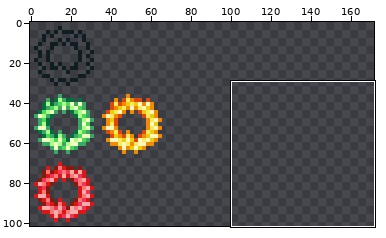
Sprite sheet: Resources/Textures/Wreath.png. The picture above shows the old version from afar; the outline marks the close-up.
Close-up. The starting point:
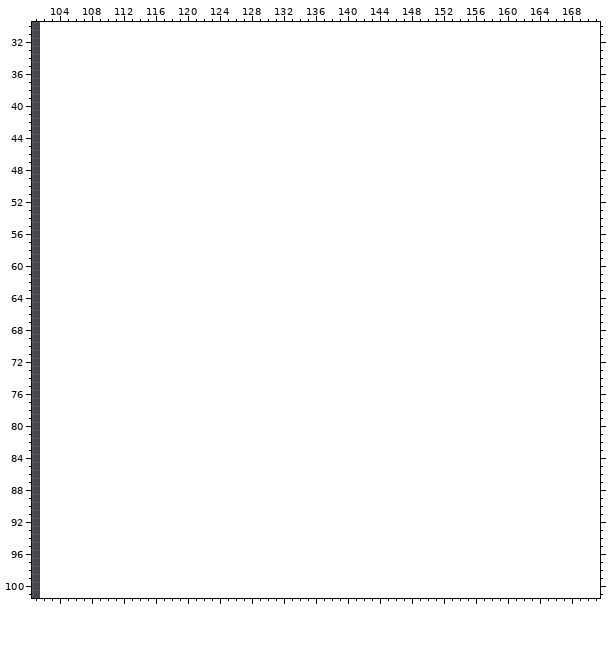
The file is 102x102 pixels. Shown: x 101..171, y 30..101. The old version is drawn lined up with the new one, on the new canvas. The wide view leaves out empty margins. The commit also changed other parts of the picture, which this record leaves out.
And afterwards:
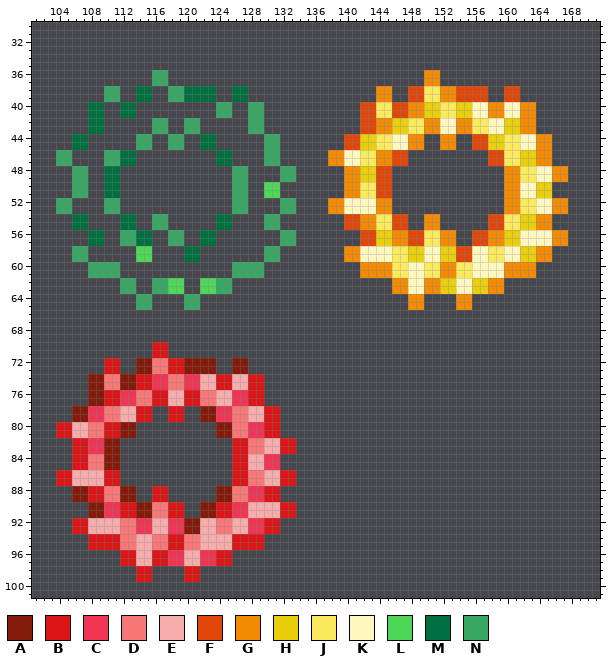
Palette (. is transparent): A #841b0b  B #dc1616  C #f13554  D #f87777  E #f5acab  F #e1470b  G #f38a03  H #e9ce0b  J #fbea5e  K #fff8be  L #4ed757  M #017041  N #39a865
Difference:
canvas 102x102 -> 204x102
Changed rows in their new state; - is an unchanged pixel.
first column x 104:
 36 ------------NN--------------------------------GG----------------
 37 ------------NN--------------------------------GG----------------
 38 ------NN--MM--NNMMMM--MM----------------GG--FFJJGGFFFF--FF------
 39 ------NN--MM--NNMMMM--MM----------------GG--FFJJGGFFFF--FF------
 40 ----MM--MM----------NN--NN------------FFJJFFGGHHJJHHKKGGKKGG----
 41 ----MM--MM----------NN--NN------------FFJJFFGGHHJJHHKKGGKKGG----
 42 ----MM------NN--NN------NN------------FFGGHHJJGGKKGGJJKKHHGG----
 43 ----MM------NN--NN------NN------------FFGGHHJJGGKKGGJJKKHHGG----
 44 --MM------NN--NN--MM------NN--------FFHHJJKKGG--GG--FFHHJJKKGG--
 45 --MM------NN--NN--MM------NN--------FFHHJJKKGG--GG--FFHHJJKKGG--
 46 NN----NNMM----------MM----NN------GGKKJJGGFF----------FFJJHHGG--
 47 NN----NNMM----------MM----NN------GGKKJJGGFF----------FFJJHHGG--
 48 --NN--MM--------------NN----NN------GGHHFF--------------GGJJKKGG
 49 --NN--MM--------------NN----NN------GGHHFF--------------GGJJKKGG
 50 --NN--MM--------------NN--LL--------GGJJFF--------------GGKKHH--
 51 --NN--MM--------------NN--LL--------GGJJFF--------------GGKKHH--
 52 NN----NN--------------NN----NN----GGKKKKGG--------------GGJJKKGG
 53 NN----NN--------------NN----NN----GGKKKKGG--------------GGJJKKGG
 54 --MM----MM--NN------MM----NN--------FFGGJJFF--GG------FFJJHHGG--
 55 --MM----MM--NN------MM----NN--------FFGGJJFF--GG------FFJJHHGG--
 56 ----MM--NNMM--NN--MM--------NN--------FFHHGGFFJJGG--FFGGHHKKKKGG
 57 ----MM--NNMM--NN--MM--------NN--------FFHHGGFFJJGG--FFGGHHKKKKGG
 58 --NN------LL----MM--------NN--------GGKKKKJJHHKKHHFFKKJJKKHHGG--
 59 --NN------LL----MM--------NN--------GGKKKKJJHHKKHHFFKKJJKKHHGG--
 60 ----NNNN--------------NNNN------------GGGGJJKKJJGGJJKKKKGGGG----
 61 ----NNNN--------------NNNN------------GGGGJJKKJJGGJJKKKKGGGG----
 62 --------NN--NNLL--LLNN--------------------GGKKGGHHKKHHGG--------
 63 --------NN--NNLL--LLNN--------------------GGKKGGHHKKHHGG--------
 64 ----------NN----NN--------------------------GG----GG------------
 65 ----------NN----NN--------------------------GG----GG------------
first column x 104:
 70 ------------BB----------------
 71 ------------BB----------------
 72 ------BB--AADDBBAAAA--AA------
 73 ------BB--AADDBBAAAA--AA------
 74 ----AADDAABBCCDDCCEEBBEEBB----
 75 ----AADDAABBCCDDCCEEBBEEBB----
 76 ----AABBCCDDBBEEBBDDEECCBB----
 77 ----AABBCCDDBBEEBBDDEECCBB----
 78 --AACCDDEEBB--BB--AACCDDEEBB--
 79 --AACCDDEEBB--BB--AACCDDEEBB--
 80 BBEEDDBBAA----------AADDCCBB--
 81 BBEEDDBBAA----------AADDCCBB--
 82 --BBCCAA--------------BBDDEEBB
 83 --BBCCAA--------------BBDDEEBB
 84 --BBDDAA--------------BBEECC--
 85 --BBDDAA--------------BBEECC--
 86 BBEEEEBB--------------BBDDEEBB
 87 BBEEEEBB--------------BBDDEEBB
 88 --AABBDDAA--BB------AADDCCBB--
 89 --AABBDDAA--BB------AADDCCBB--
 90 ----AACCBBAADDBB--AABBCCEEEEBB
 91 ----AACCBBAADDBB--AABBCCEEEEBB
 92 --BBEEEEDDCCEECCAAEEDDEECCBB--
 93 --BBEEEEDDCCEECCAAEEDDEECCBB--
 94 ----BBBBDDEEDDBBDDEEEEBBBB----
 95 ----BBBBDDEEDDBBDDEEEEBBBB----
 96 --------BBEEBBCCEECCBB--------
 97 --------BBEEBBCCEECCBB--------
 98 ----------BB----BB------------
 99 ----------BB----BB------------
Where, in picture pixels (left, top, right, bottom), the same in both close-ups:
added: (56, 70, 296, 310)
added: (328, 70, 568, 310)
added: (56, 342, 296, 582)
